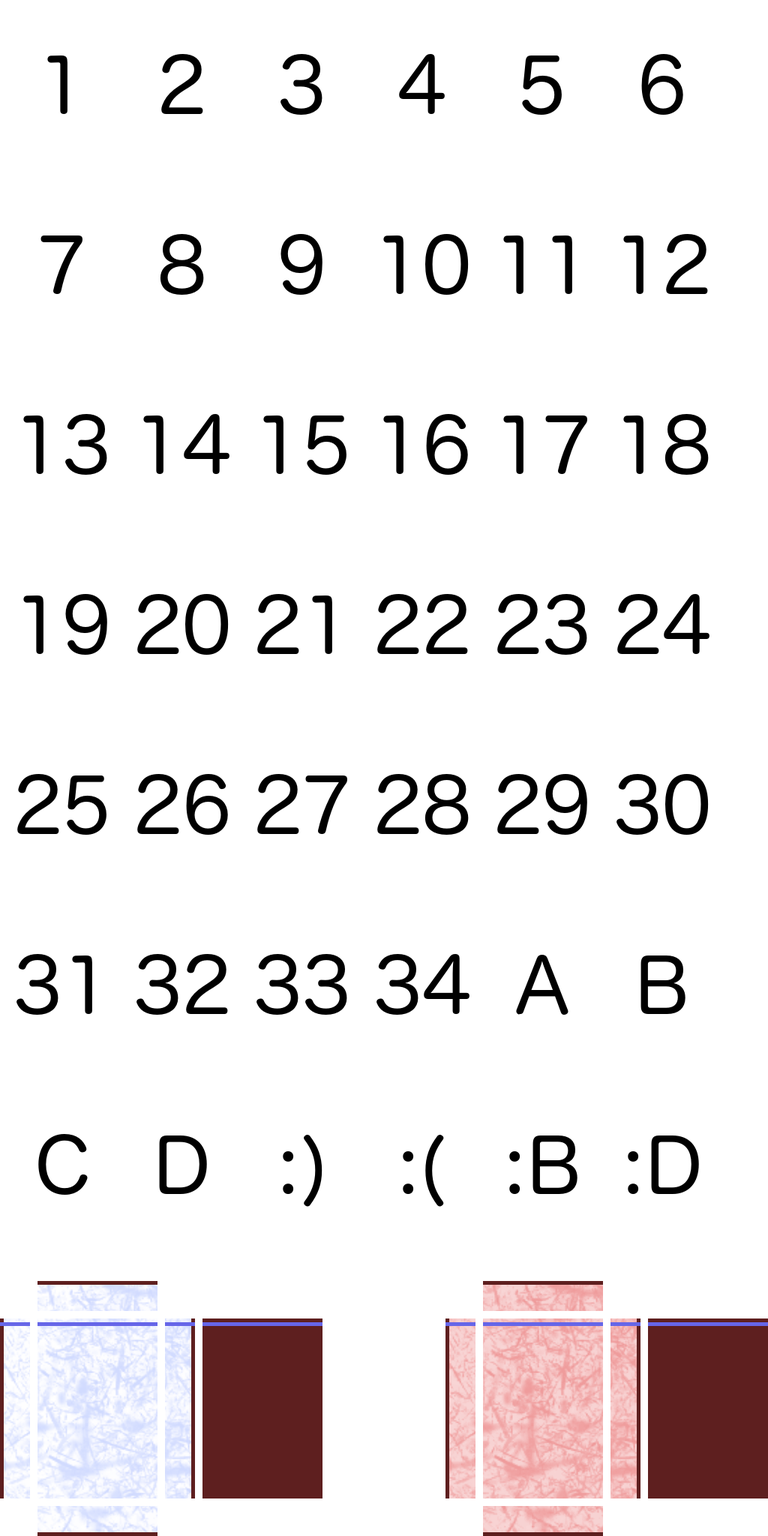
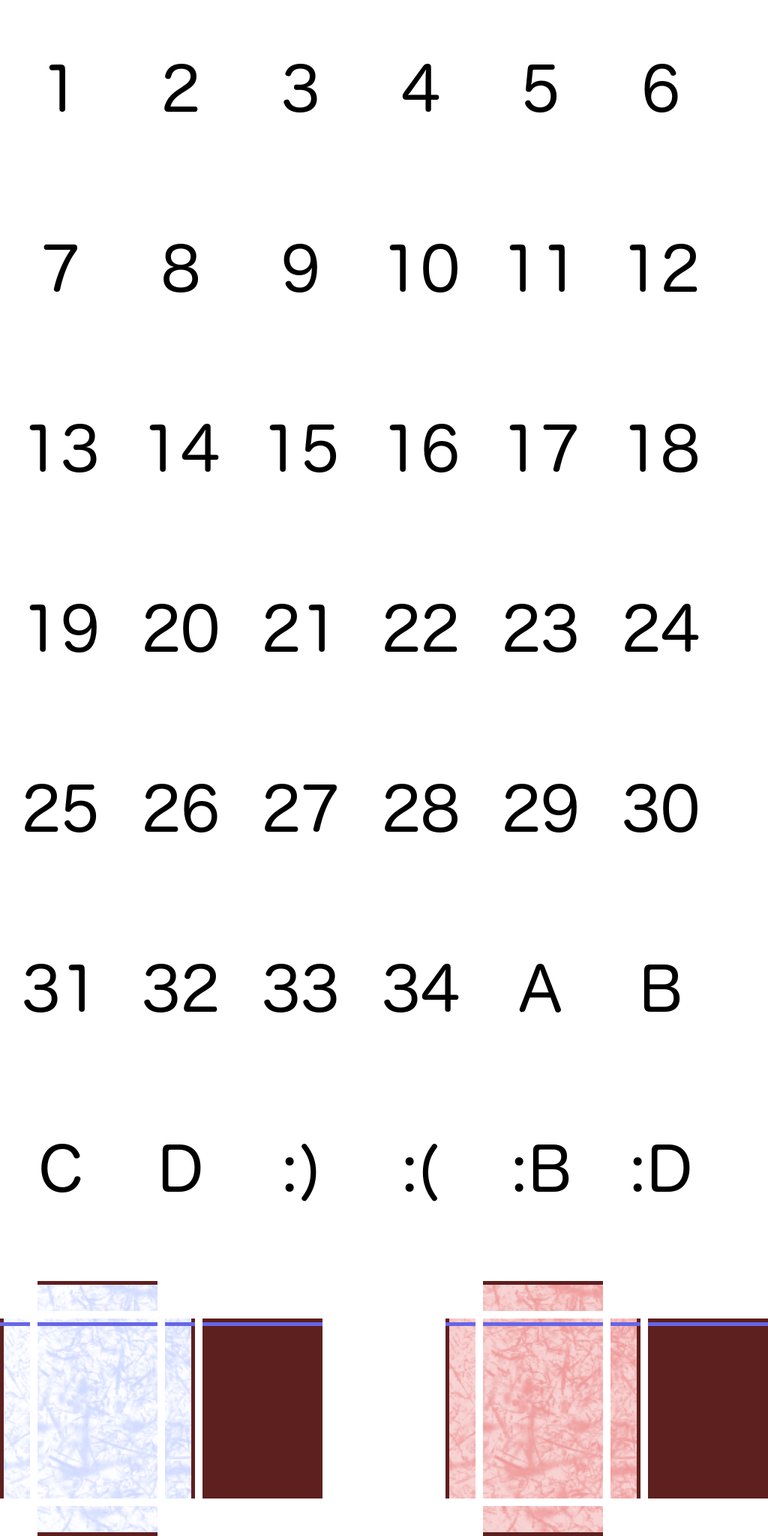
Comparing the layer stacks of the two 768px x 1536px images. Changes:
painted on "ids" over [16, 53, 710, 1207]
